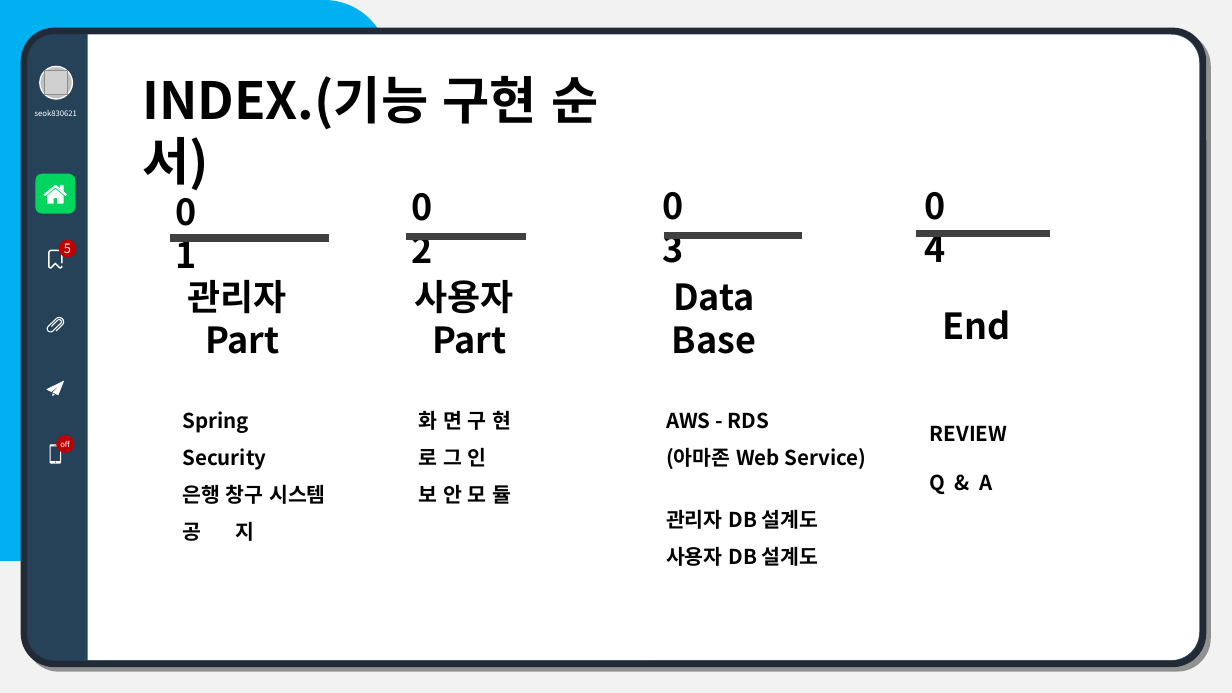
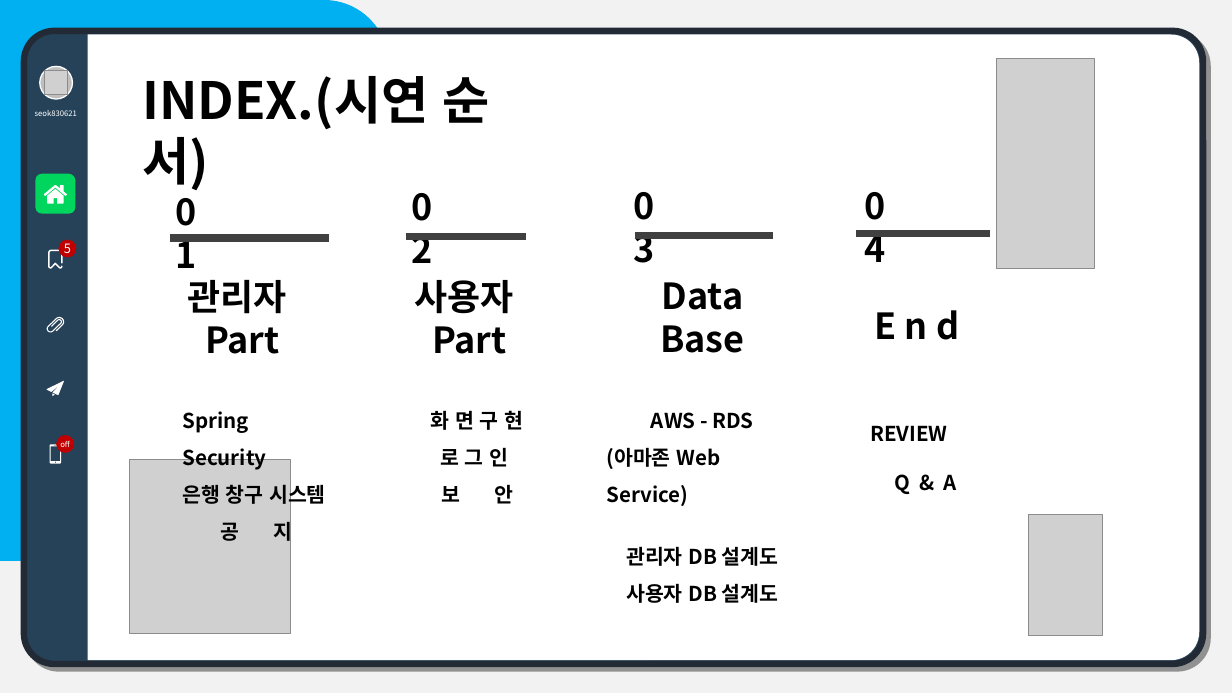
Before and after one commit to youinho/Sambank, a slide deck: slide 3 of src/main/webapp/resources/Project File/SamBank Project.pptx. Drawn at 1232x693 pixels with LibreOffice and Linux fonts; fonts in the diff are those of the drawing; grey boxes stand for pictures. Boxes give left, top, right and bottom in pixels: in the first picture for what was removed or moved away, otherwise in the second. Text is boxed around its words. In the diff, an @@ line names an element or a change of style, - is before the commit and + after.

Commit message:
05/08 PPT update

```diff
--- a/src/main/webapp/resources/Project File/SamBank Project.pptx
+++ b/src/main/webapp/resources/Project File/SamBank Project.pptx
@@ picture added at (996, 59, 1094, 269) @@
@@ text at (142, 76, 490, 190): text changed @@
-INDEX.(기능 구현 순서)
+INDEX.(시연 순서)
@@ text "03": place and size @@
-text "03" at (653, 179, 707, 232)
+text "03" at (625, 179, 678, 232)
@@ line moved from (665, 236) - (802, 236) to (635, 236) - (774, 236) @@
@@ text "Data": place and size @@
-text "Data" at (672, 283, 756, 354)
+text "Data" at (660, 282, 744, 353)
@@ text at (875, 310, 959, 340): spaces changed @@
-End
+E n d
@@ 2 lines, 1 text: place and size @@
-2 lines, 1 text at (662, 179, 1050, 348)
+2 lines, 1 text at (603, 179, 990, 348)
@@ text "AWS - RDS": place and size @@
-text "AWS - RDS" at (666, 412, 867, 566)
+text "AWS - RDS" at (607, 447, 779, 603)
@@ text "REVIEW": place and size @@
-text "REVIEW" at (930, 425, 1007, 494)
+text "REVIEW" at (870, 425, 957, 494)
@@ text "REVIEW" at (870, 425, 957, 494): alignment left to justified; alignment left to centre @@
@@ text at (431, 410, 523, 467): alignment left to centre @@
@@ picture added at (129, 460, 291, 634) @@
@@ text at (441, 484, 513, 504): text changed @@
-보 안 모 듈
+보 안
@@ text at (221, 519, 293, 545): alignment left to centre @@
@@ picture added at (1029, 515, 1103, 636) @@
@@ text at (626, 546, 779, 603): alignment left to centre @@
```
Also in this commit, not shown: 5 other slides changed, 1 slide added, 1 slide removed.
